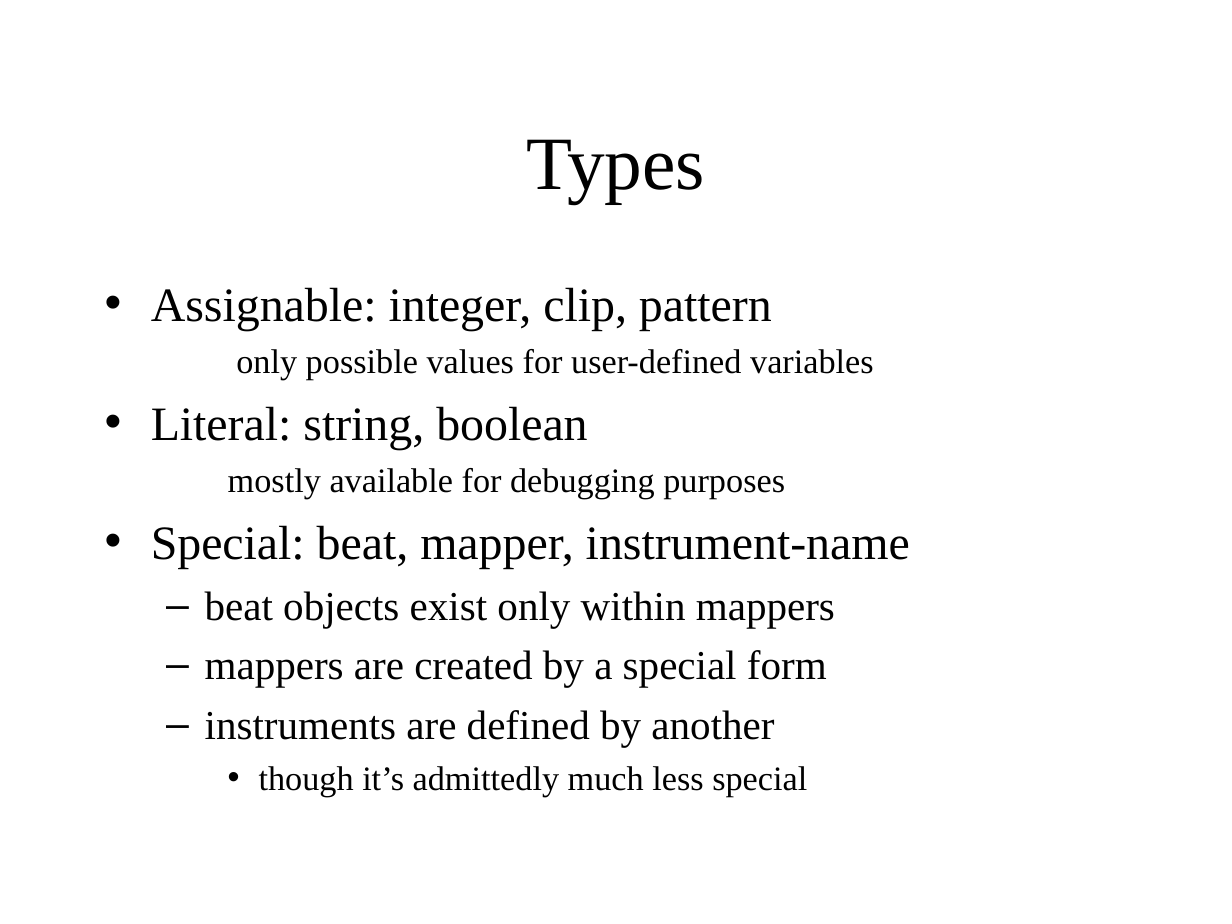
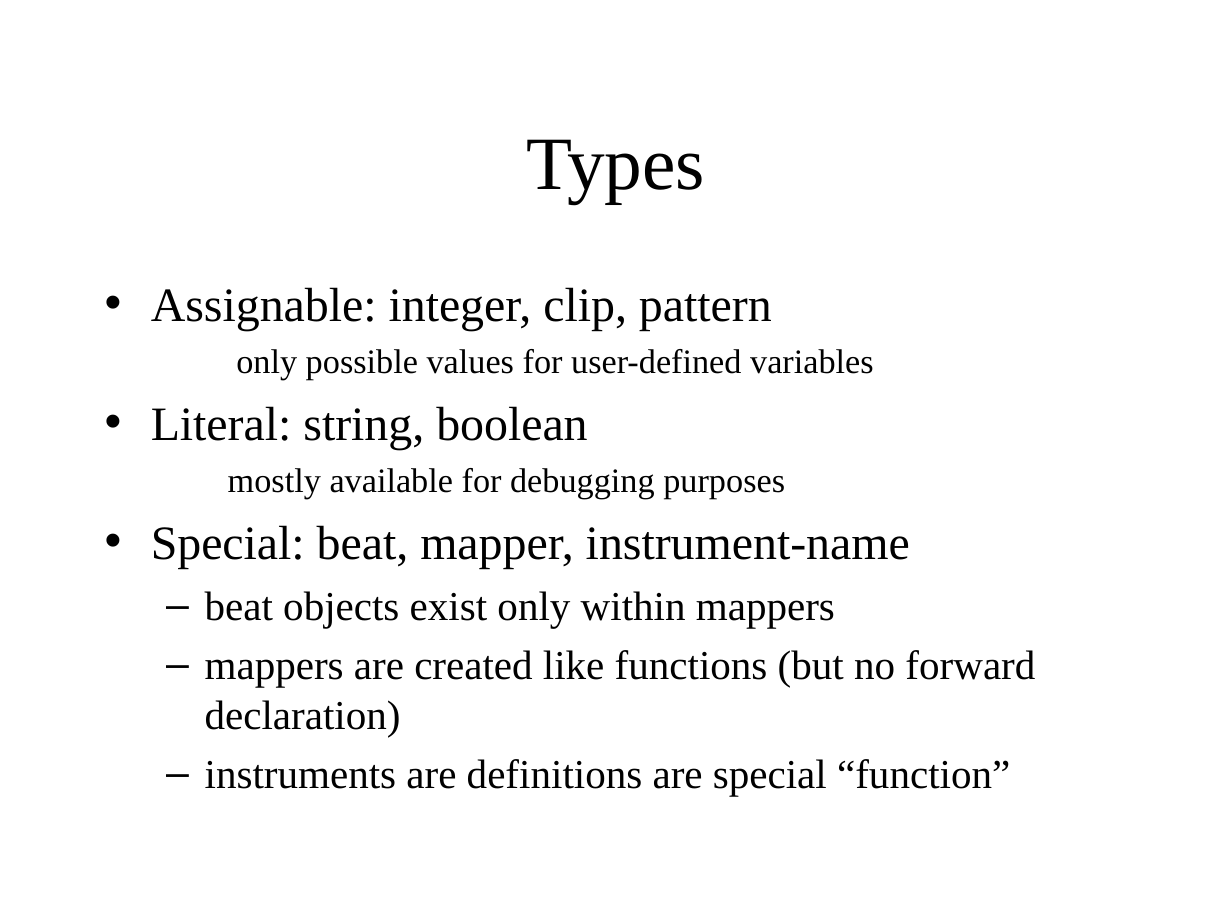
Before and after one commit to waseemilahi/drul, a slide deck: slide 5 of Presentation/Parts1-2.ppt (slide 7 before the commit). Drawn at 1232x924 pixels with LibreOffice and Linux fonts; fonts in the diff are those of the drawing. Boxes give left, top, right and bottom in pixels: in the first picture for what was removed or moved away, otherwise in the second. Text is boxed around its words. In the diff, an @@ line names an element or a change of style, - is before the commit and + after.

```diff
--- a/Presentation/Parts1-2.ppt
+++ b/Presentation/Parts1-2.ppt
@@ text at bbox=[205, 650, 1035, 796]: text changed @@
-  – mappers are created by a special form
-  – instruments are defined by another
-    • though it’s admittedly much less special
+  – mappers are created like functions (but no forward declaration)
+  – instruments are definitions are special “function”
```
Also in this commit, not shown: 10 other slides changed, 22 slides added, 3 slides removed.
